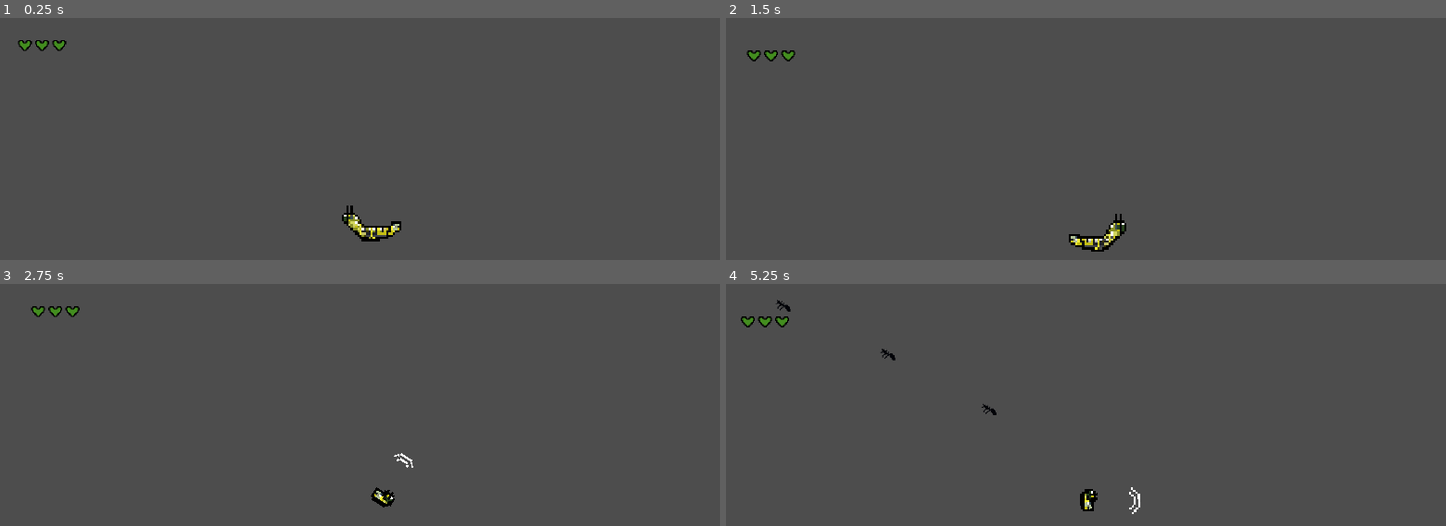
Above: before the commit, frames 1-4 (two rows, left to right).
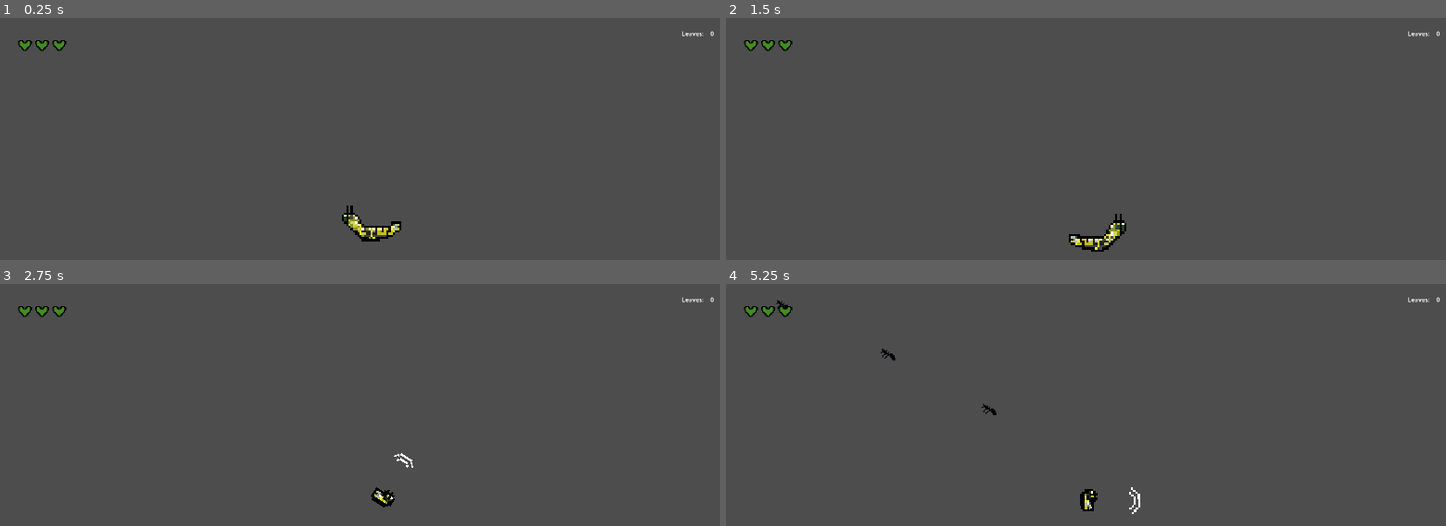
Above: after the commit, the same moments.

Repository: Armand-Alvarez/metamorphosis---jam-77
Game: Godot game, scene res://src/scenes/game.tscn
Two runs of this game, one before a commit and one after it. Both use one fixed random seed, a clock stepped at 60 frames per second and the inputs below.
Inputs (mouse positions are in pixels of both pictures, inside the frame that each line leads up to):
- Up to frame 1 (0.25 s): no input
- Up to frame 2 (1.5 s): tap Enter at 0.5 s; move the mouse to (1258, 204) at 0.52 s; press the mouse at (1258, 204) at 0.53 s; hold D (move_right) 0.53-1.28 s; move the mouse to (949, 245) at 1.27 s; release the mouse at (949, 245) at 1.28 s; hold S (move_down) from 1.28 s (still down); tap Space (spawn_mob) at 1.35 s
- Up to frame 3 (2.75 s): move the mouse to (446, 400) at 2.02 s; release S (move_down) at 2.03 s; press the mouse at (446, 400) at 2.03 s; hold D (move_right) from 2.03 s (still down)
- Up to frame 4 (5.25 s): move the mouse to (outside the picture) at 2.77 s; release D (move_right) at 2.78 s; release the mouse at (outside the picture) at 2.78 s; hold W (move_up) 2.78-3.53 s; tap Space (spawn_mob) at 2.85, 4.35 s; move the mouse to (outside the picture) at 3.52 s; press the mouse at (outside the picture) at 3.53 s; hold A (move_left) 3.53-5.03 s; move the mouse to (877, 429) at 4.27 s; release the mouse at (877, 429) at 4.28 s; move the mouse to (1136, 492) at 5.02 s; press the mouse at (1136, 492) at 5.03 s; hold S (move_down) from 5.03 s (still down)

The runs differ from the first frame. In frame 1, less than 0.1% of the frame differs, in the area x 94-100%, y 5-8%; in frame 2, 0.4%, in the area x 2-100%, y 5-18%; in frame 3, 0.3%; in frame 4, 0.4%.
Error in both runs: Invalid access to property or key 'leaf_picked_up' on a base object of type 'Node (signal_bus.gd)'. (res://src/scripts/caterpillar.gd:35)

Commit message:
Add UI elements for leaves count and setup signal bus connections for leaf interactions

Diff:
--- a/src/scenes/game.tscn
+++ b/src/scenes/game.tscn
@@ -14,6 +14,36 @@
 position_smoothing_enabled = true
 position_smoothing_speed = 7.0
 
-[node name="Hearts" parent="CharacterBody2D/Camera2D" instance=ExtResource("3_pi3lh")]
-position = Vector2(-156.136, -80.0696)
-scale = Vector2(0.484, 0.484)
+[node name="UI" type="Control" parent="."]
+layout_mode = 3
+anchors_preset = 15
+anchor_right = 1.0
+anchor_bottom = 1.0
+grow_horizontal = 2
+grow_vertical = 2
+size_flags_horizontal = 3
+size_flags_vertical = 3
+
+[node name="CanvasLayer" type="CanvasLayer" parent="UI"]
+
+[node name="HBoxContainer" type="HBoxContainer" parent="UI/CanvasLayer"]
+anchors_preset = 1
+anchor_left = 1.0
+anchor_right = 1.0
+offset_left = -154.0
+offset_top = 29.0
+offset_right = -25.0
+offset_bottom = 52.0
+grow_horizontal = 0
+
+[node name="LeavesText" type="Label" parent="UI/CanvasLayer/HBoxContainer"]
+layout_mode = 2
+text = "Leaves:   "
+
+[node name="LeavesCount" type="Label" parent="UI/CanvasLayer/HBoxContainer"]
+layout_mode = 2
+text = "0"
+
+[node name="Hearts" parent="UI/CanvasLayer" instance=ExtResource("3_pi3lh")]
+position = Vector2(62.9987, 80.0002)
+scale = Vector2(2.78058, 2.78058)
--- a/src/scripts/game.gd
+++ b/src/scripts/game.gd
@@ -5,12 +5,21 @@
 const mobs = {
 	"black_ant": preload("res://src/scenes/enemies/mobs/black_ant.tscn")
 }
+@onready var leaf = preload("res://src/scenes/leaf.tscn")
+@export var leaves: int = 0
 
+
+func _ready() -> void:
+	set_up_signal_bus_connections()
+	leaves = 0
 
 
 func _process(_delta: float) -> void:
 	handle_input()
 
+func set_up_signal_bus_connections() -> void:
+	SignalBus.drop_leaves.connect(_on_leaves_dropped)
+	SignalBus.leaf_picked_up.connect(_on_leaf_picked_up)
 
 func handle_input() -> void:
 	if Input.is_action_just_pressed("spawn_mob"):
@@ -18,3 +27,15 @@
 		var mob = mobs.get("black_ant").instantiate()
 		mob.marker = random_marker
 		add_child(mob)
+
+
+func _on_leaf_picked_up() -> void:
+	leaves += 1
+	$UI/CanvasLayer/HBoxContainer/LeavesCount.text = str(leaves)
+
+
+func _on_leaves_dropped(amount: int, location: Vector2) -> void:
+	for l in range(amount):
+		var temp_leaf = leaf.instantiate()
+		temp_leaf.position = location
+		add_child(temp_leaf)
